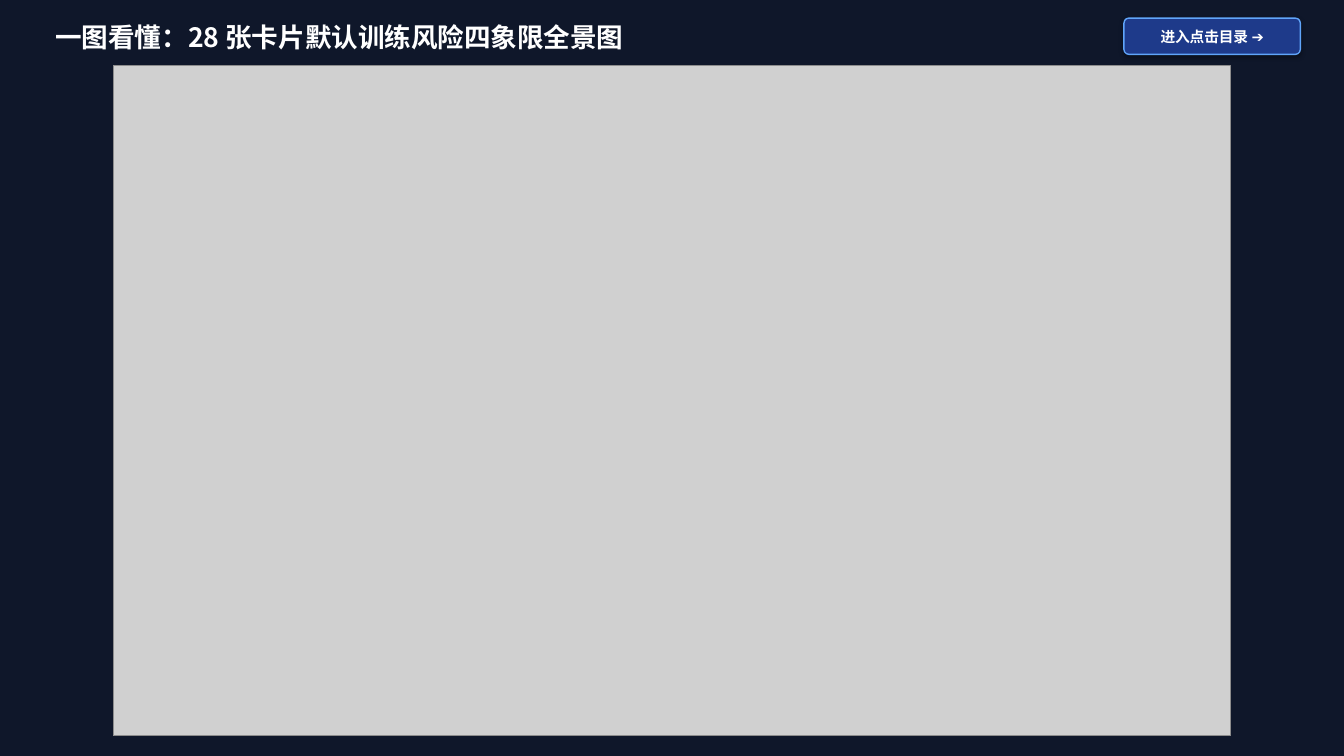
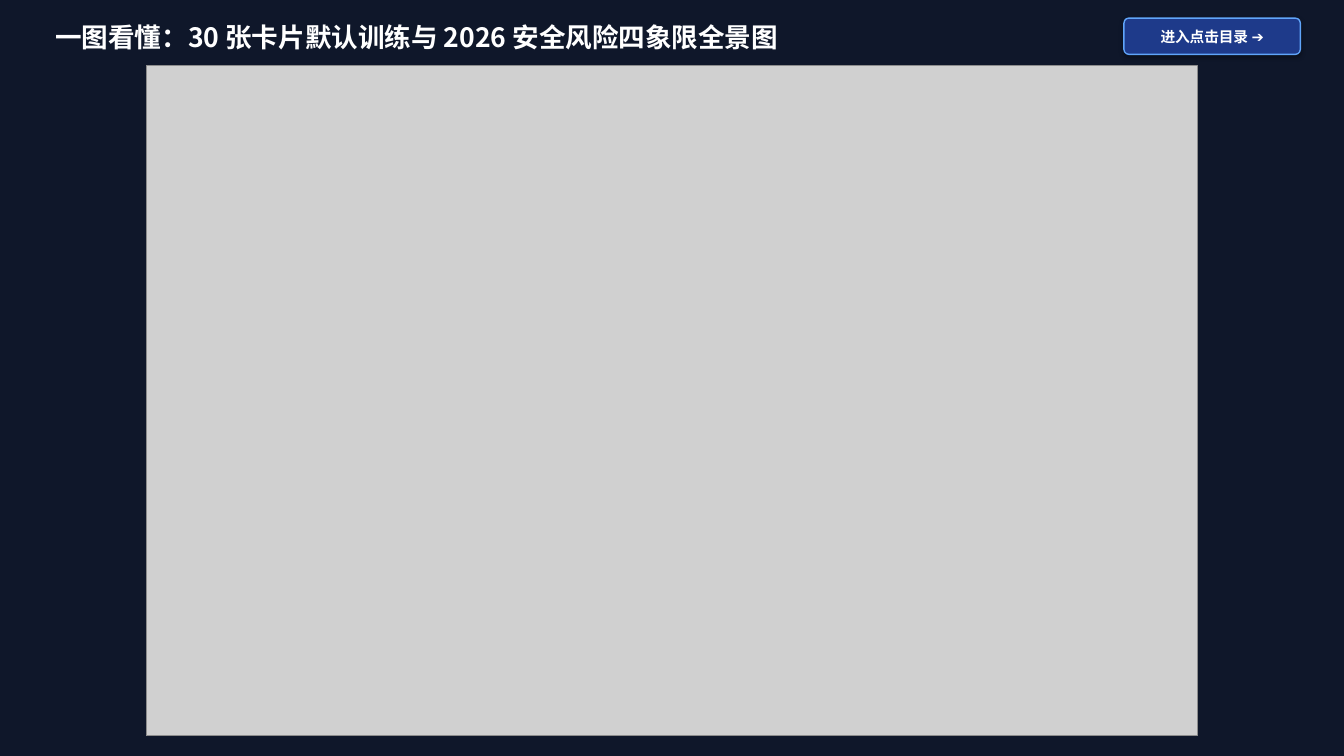
Before and after one commit to xialuyu5-oss/ai-privacy-switches, a slide deck: slide 2 of exports/AI_Agent_隐私记忆与防训练开关全手册_2026.pptx. Drawn at 1344x756 pixels with LibreOffice and Linux fonts; fonts in the diff are those of the drawing; grey boxes stand for pictures. Boxes give left, top, right and bottom in pixels: in the first picture for what was removed or moved away, otherwise in the second. Text is boxed around its words. In the diff, an @@ line names an element or a change of style, - is before the commit and + after.

```diff
--- a/exports/AI_Agent_隐私记忆与防训练开关全手册_2026.pptx
+++ b/exports/AI_Agent_隐私记忆与防训练开关全手册_2026.pptx
@@ text at [55, 24, 778, 50]: text changed @@
-一图看懂：28 张卡片默认训练风险四象限全景图
+一图看懂：30 张卡片默认训练与 2026 安全风险四象限全景图
@@ picture: place and size @@
-picture at [113, 66, 1230, 736]
+picture at [146, 66, 1198, 736]
```
Also in this commit, not shown: 32 other slides changed, 2 slides added, 6 other files.
